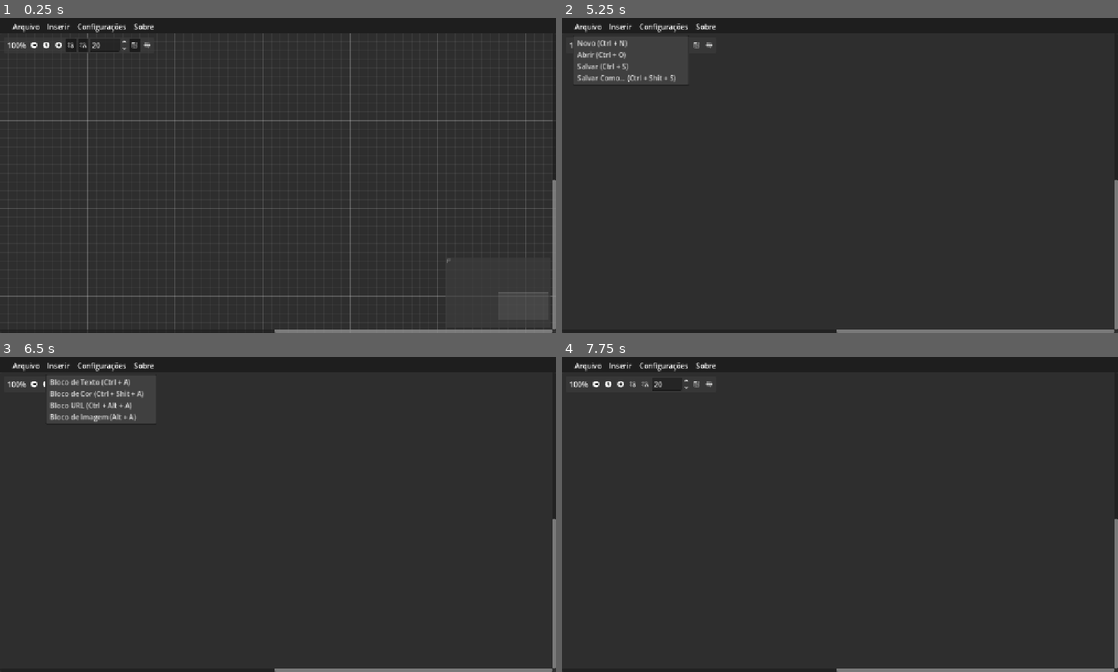
Above: before the commit, frames 1-4 (two rows, left to right).
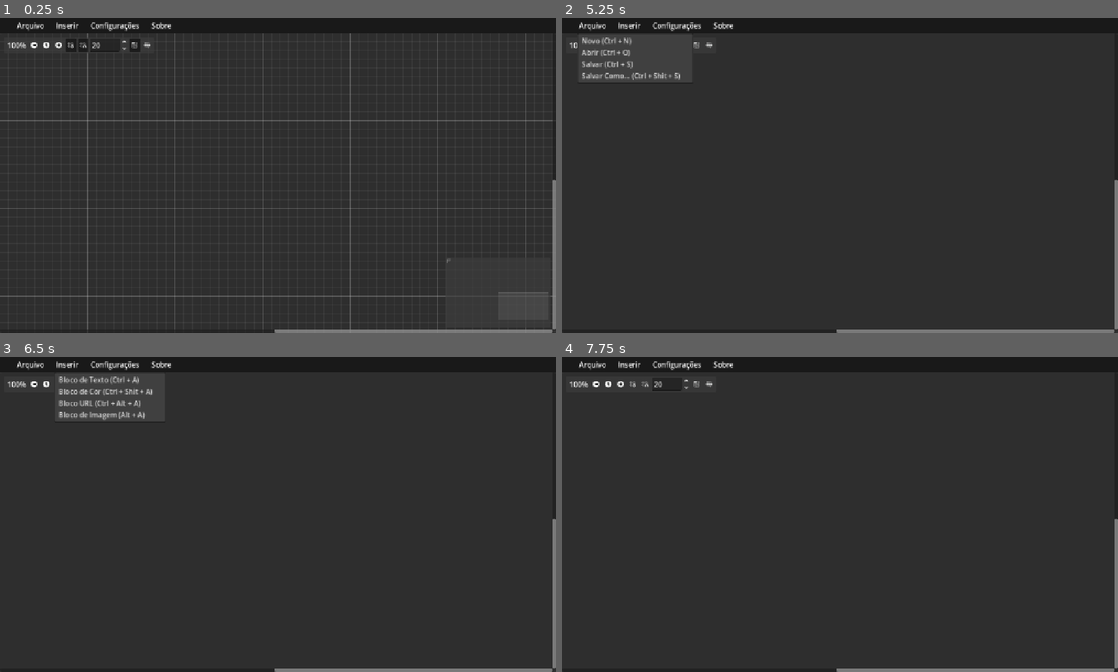
Above: after the commit, the same moments.

Repository: Miguel-de-Souza/Map-infinity
Game: Godot game, scene res://main.tscn
Two runs of this game, one before a commit and one after it. Both use one fixed random seed, a clock stepped at 60 frames per second and the inputs below.
Inputs (mouse positions are in pixels of both pictures, inside the frame that each line leads up to):
- Up to frame 1 (0.25 s): no input
- Up to frame 2 (5.25 s): click (595, 46) at 0.5 s; click (623, 46) at 1.25 s; click (634, 46) at 2 s; click (645, 46) at 2.75 s; click (695, 46) at 3.5 s; click (706, 46) at 4.25 s; click "Arquivo" at 5 s
- Up to frame 3 (6.5 s): click "Inserir" at 5.75 s
- Up to frame 4 (7.75 s): click "Sobre" at 6.5 s; click (595, 385) at 7.25 s

The runs differ from the first frame. In frame 1, 0.4% of the frame differs, in the area x 2-31%, y 1-5%; in frame 2, 1.2%; in frame 3, 1.5%, in the area x 2-31%, y 1-21%; in frame 4, 0.4%.

Commit message:
pequena melhoria na toolbar (0.0.7)

Diff:
--- a/main.tscn
+++ b/main.tscn
@@ -19,7 +19,7 @@
 anchor_right = 1.0
 offset_bottom = 35.0
 grow_horizontal = 2
-color = Color(0.11764706, 0.11764706, 0.11764706, 1)
+color = Color(0.1, 0.1, 0.1, 1)
 
 [node name="GraphEdit" type="GraphEdit" parent="." unique_id=251952592 node_paths=PackedStringArray("file_dia", "file_load", "more", "poparquivo", "popMake", "label_diretorio", "text_more", "confirmation_version")]
 layout_mode = 1
@@ -334,9 +334,9 @@
 
 [node name="Container Tool" type="HBoxContainer" parent="." unique_id=329935236]
 layout_mode = 0
-offset_right = 40.0
-offset_bottom = 40.0
-theme_override_constants/separation = 10
+offset_right = 395.0
+offset_bottom = 35.0
+theme_override_constants/separation = 20
 
 [node name="Margin" type="MarginContainer" parent="Container Tool" unique_id=1338208039]
 layout_mode = 2
